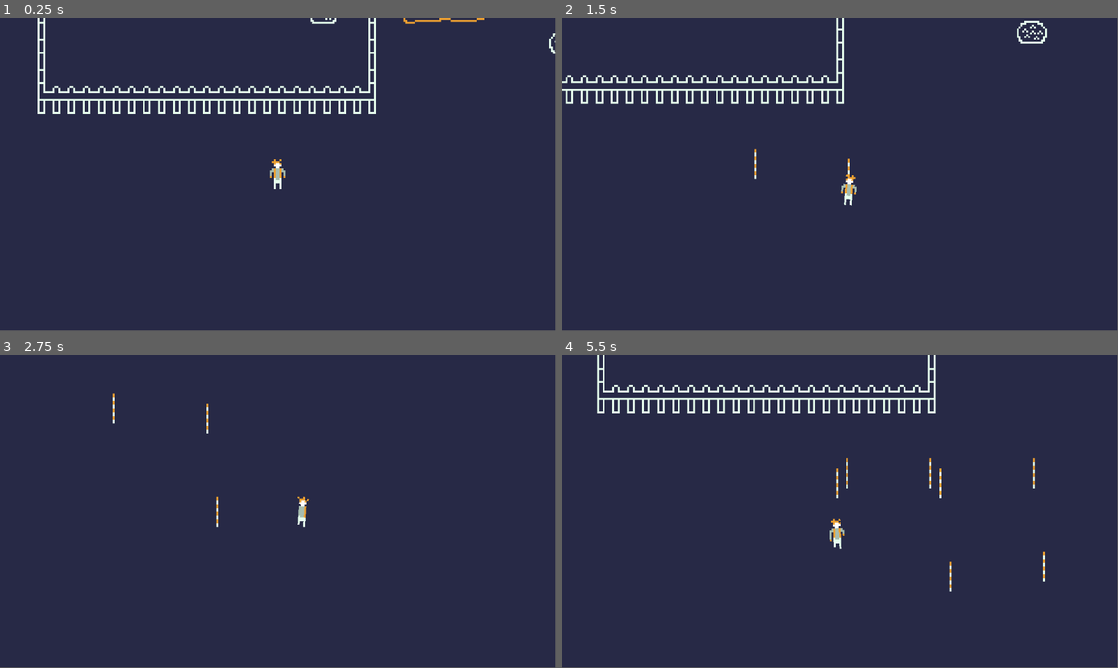
Above: before the commit, frames 1-4 (two rows, left to right).
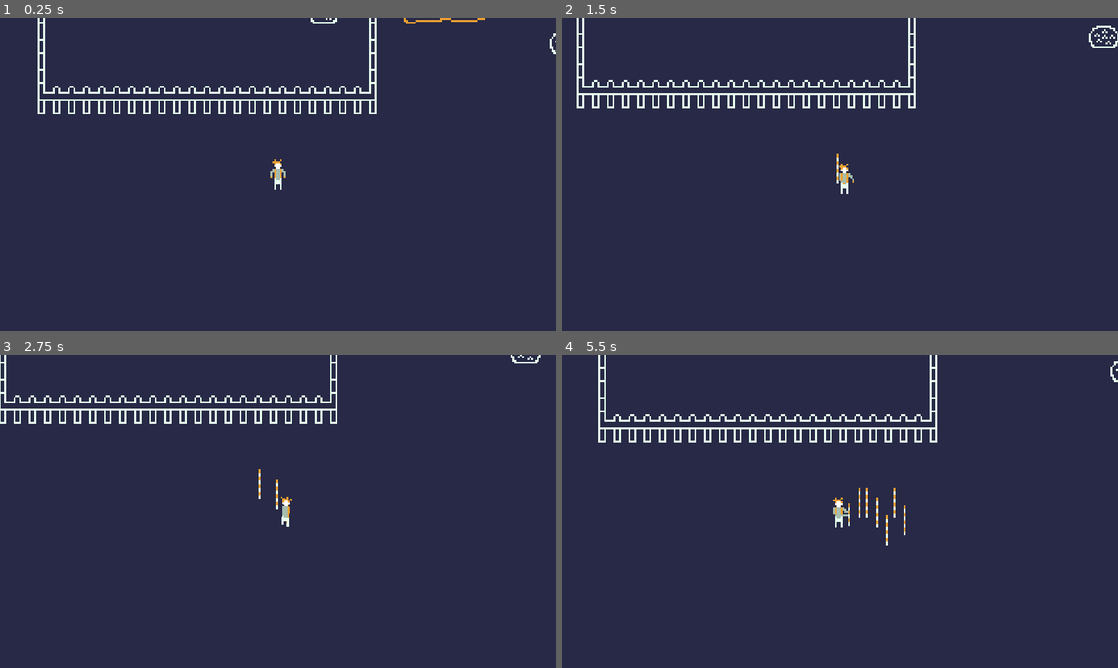
Above: after the commit, the same moments.

Repository: troingle/sgh-jami-24
Game: Godot game, scene res://scenes/level_1.tscn
Same seed, same stepped clock (60 frames per second), same inputs: the game is played once before the commit and once after it.
Inputs:
- Up to frame 1 (0.25 s): no input
- Up to frame 2 (1.5 s): tap Enter at 0.5 s; hold D (right) 0.53-1.28 s; tap Space (place) at 0.6, 1.35 s; hold S (down) from 1.28 s (still down)
- Up to frame 3 (2.75 s): release S (down) at 2.03 s; hold D (right) from 2.03 s (still down); tap Space (place) at 2.1 s
- Up to frame 4 (5.5 s): release D (right) at 2.78 s; hold W (up) 2.78-3.53 s; tap Space (place) every 0.75 s from 2.85 to 5.1 s; hold A (left) 3.53-5.03 s; hold S (down) from 5.03 s (still down)
In our replay, the window is 799x449 before the commit and 800x450 after it. These sizes can differ from the game's own. Grey fills any space a smaller window leaves; there, only what the larger window draws over its background counts as a difference.

The runs differ from the first frame. In frame 1, 1.2% of the frame differs, in the area x 7-100%, y 0-55%; in frame 2, 4.0%; in frame 3, 2.3%; in frame 4, 5.0%, in the area x 6-100%, y 0-76%.

Commit message:
Added animation for placing sticks

Diff:
--- a/code/player.gd
+++ b/code/player.gd
@@ -7,39 +7,55 @@
 
 @onready var sprite = $AnimatedSprite2D
 @onready var anim = $AnimationPlayer
+@onready var place_timer = $PlaceTimer
 
 var stickObj = preload("res://scenes/stick.tscn")
+var stick
 
 func _physics_process(delta):
 	dir = Input.get_vector("left", "right", "up", "down")
 	velocity.x = move_toward(velocity.x, speed * dir.x, accel)
 	velocity.y = move_toward(velocity.y, speed * dir.y, accel)
 
-	if dir.y > 0:
-		sprite.play("run_fwd")
-		anim.play("wobble")
-	elif dir.y < 0:
-		sprite.play("run_bwd")
-		anim.play("wobble")
-	elif dir.x:
-		sprite.play("run_side")
-		anim.play("wobble")
-	else:
-		sprite.play("idle")
-		anim.play("RESET")
+	if sprite.get_animation() != "place_stick":
+		if dir.y > 0:
+			sprite.play("run_fwd")
+			anim.play("wobble")
+		elif dir.y < 0:
+			sprite.play("run_bwd")
+			anim.play("wobble")
+		elif dir.x:
+			sprite.play("run_side")
+			anim.play("wobble")
+		else:
+			sprite.play("idle")
+			anim.play("RESET")
 
-	if dir.x > 0:
-		sprite.flip_h = true
-	elif dir.x < 0:
-		sprite.flip_h = false
+		if dir.x > 0:
+			sprite.flip_h = true
+		elif dir.x < 0:
+			sprite.flip_h = false
 
-	if visible:
 		move_and_slide()
+
+
 
 	if Input.is_action_pressed("exit"):
 		get_tree().quit()
 
 	if Input.is_action_just_pressed("place"):
-		var stick = stickObj.instantiate()
+		sprite.flip_h = false
+		anim.play("RESET")
+		sprite.play("place_stick")
+
+		stick = stickObj.instantiate()
 		$"..".add_child(stick)
 		stick.position = position
+		stick.position.x += 17
+
+		place_timer.start()
+
+
+func _on_place_timer_timeout():
+	sprite.play("idle")
+	stick.visible = true
--- a/project.godot
+++ b/project.godot
@@ -13,6 +13,10 @@
 config/name="sghjami24"
 run/main_scene="res://scenes/level_1.tscn"
 config/features=PackedStringArray("4.2", "GL Compatibility")
+
+[display]
+
+window/stretch/mode="canvas_items"
 
 [input]
 
--- a/scenes/player.tscn
+++ b/scenes/player.tscn
@@ -1,11 +1,32 @@
-[gd_scene load_steps=21 format=3 uid="uid://ct2d72mad7157"]
+[gd_scene load_steps=27 format=3 uid="uid://ct2d72mad7157"]
 
 [ext_resource type="Script" path="res://code/player.gd" id="1_0pesl"]
 [ext_resource type="Texture2D" uid="uid://hv7epreq48bo" path="res://art/player.png" id="1_6n0n7"]
+[ext_resource type="Texture2D" uid="uid://dq80tuoeeok8n" path="res://art/place_stick.png" id="3_qtb2f"]
 
 [sub_resource type="AtlasTexture" id="AtlasTexture_4rciv"]
 atlas = ExtResource("1_6n0n7")
 region = Rect2(16, 0, 16, 16)
+
+[sub_resource type="AtlasTexture" id="AtlasTexture_f7chq"]
+atlas = ExtResource("3_qtb2f")
+region = Rect2(0, 0, 16, 16)
+
+[sub_resource type="AtlasTexture" id="AtlasTexture_sa5t2"]
+atlas = ExtResource("3_qtb2f")
+region = Rect2(16, 0, 16, 16)
+
+[sub_resource type="AtlasTexture" id="AtlasTexture_puowu"]
+atlas = ExtResource("3_qtb2f")
+region = Rect2(0, 16, 16, 16)
+
+[sub_resource type="AtlasTexture" id="AtlasTexture_8t2d1"]
+atlas = ExtResource("3_qtb2f")
+region = Rect2(16, 16, 16, 16)
+
+[sub_resource type="AtlasTexture" id="AtlasTexture_ulg28"]
+atlas = ExtResource("3_qtb2f")
+region = Rect2(0, 32, 16, 16)
 
 [sub_resource type="AtlasTexture" id="AtlasTexture_xcc32"]
 atlas = ExtResource("1_6n0n7")
@@ -64,6 +85,26 @@
 "loop": true,
 "name": &"idle",
 "speed": 1.0
+}, {
+"frames": [{
+"duration": 1.0,
+"texture": SubResource("AtlasTexture_f7chq")
+}, {
+"duration": 1.0,
+"texture": SubResource("AtlasTexture_sa5t2")
+}, {
+"duration": 1.0,
+"texture": SubResource("AtlasTexture_puowu")
+}, {
+"duration": 1.0,
+"texture": SubResource("AtlasTexture_8t2d1")
+}, {
+"duration": 1.0,
+"texture": SubResource("AtlasTexture_ulg28")
+}],
+"loop": false,
+"name": &"place_stick",
+"speed": 10.0
 }, {
 "frames": [{
 "duration": 1.0,
@@ -166,7 +207,8 @@
 texture_filter = 1
 scale = Vector2(3, 3)
 sprite_frames = SubResource("SpriteFrames_cgn72")
-animation = &"run_side"
+animation = &"place_stick"
+autoplay = "idle"
 
 [node name="CollisionShape2D" type="CollisionShape2D" parent="."]
 shape = SubResource("RectangleShape2D_wwnqb")
@@ -179,3 +221,8 @@
 libraries = {
 "": SubResource("AnimationLibrary_m5gqf")
 }
+
+[node name="PlaceTimer" type="Timer" parent="."]
+wait_time = 0.56
+
+[connection signal="timeout" from="PlaceTimer" to="." method="_on_place_timer_timeout"]
--- a/scenes/stick.tscn
+++ b/scenes/stick.tscn
@@ -3,6 +3,7 @@
 [ext_resource type="Texture2D" uid="uid://chhenjh0tqbnu" path="res://art/stick.png" id="1_ykd8o"]
 
 [node name="Stick" type="Node2D"]
+visible = false
 
 [node name="Sprite2D" type="Sprite2D" parent="."]
 texture_filter = 1
Binary file added: art/place_stick.png
Not shown, added: art/place_stick.png.import
Binary file added: art/place_stick_alt.png
Not shown, added: art/place_stick_alt.png.import
